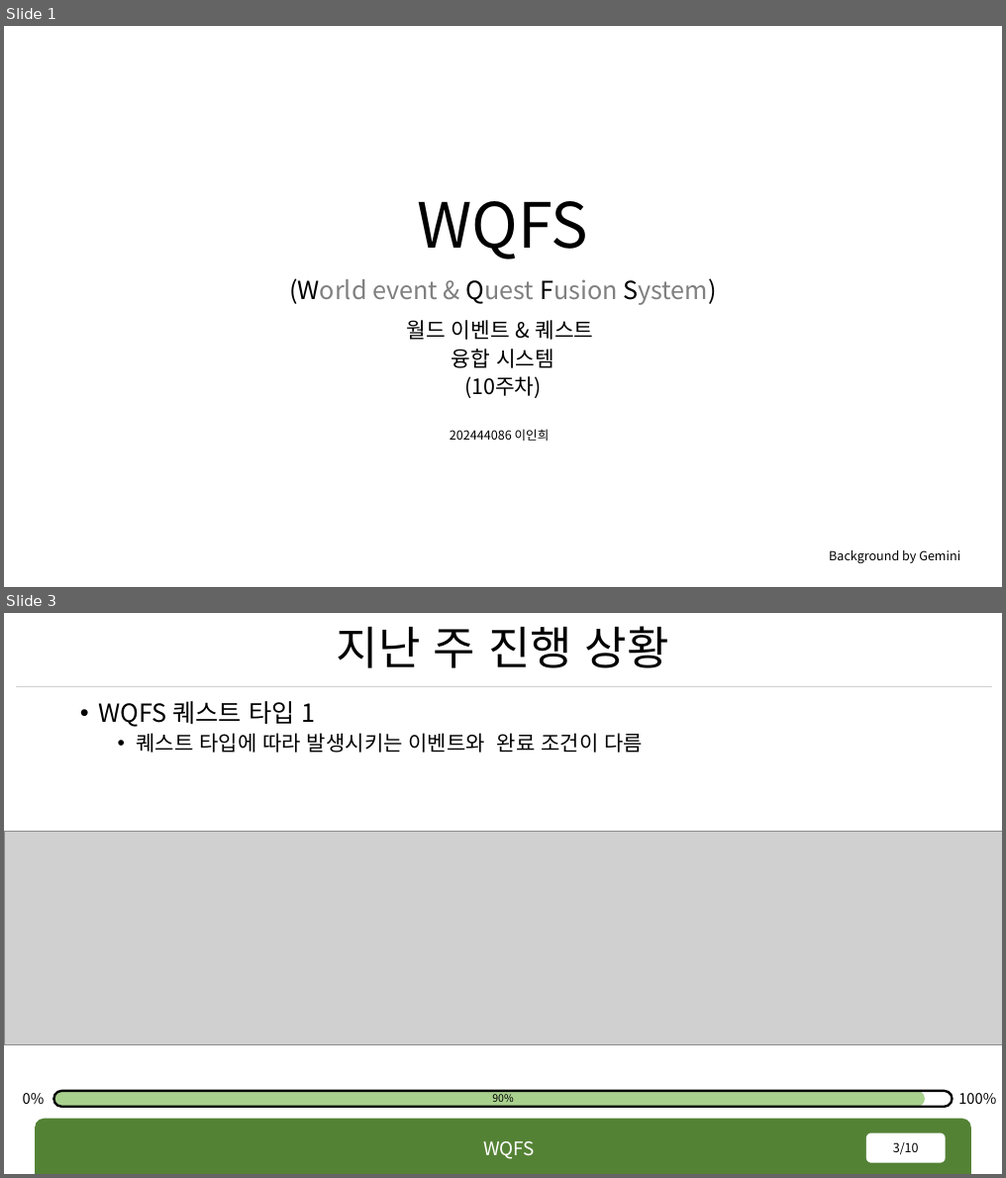
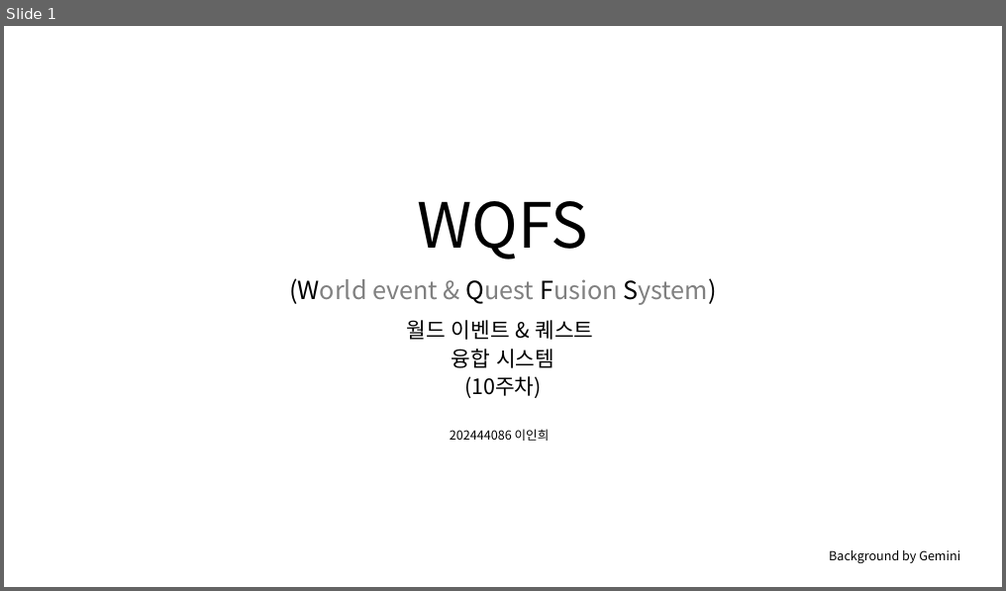
Before and after one commit to rennOobayashi/WQFS, a slide deck: WQFS.pptx. Shown one above the other, each under a label of ours: slides 1 and 3 before the commit, slide 1 after it; the slides between them are not shown. The pictures are 1006x1178 and 1006x591 pixels, drawn with LibreOffice and Linux fonts; fonts in the diff are those of the drawing; grey boxes stand for pictures; background and template pictures are left out. Boxes give left, top, right and bottom in pixels: in the first picture for what was removed or moved away, otherwise in the second. Text is boxed around its words. In the diff, an @@ line names an element or a change of style, - is before the commit and + after.

```diff
--- a/WQFS.pptx
+++ b/WQFS.pptx
@@ slide 3 removed at (4,613,1002,1174), background #FFFFFF @@
@@ title removed at (337,626,669,668) @@
-지난 주 진행 상황
@@ line removed from (16, 686) to (993, 686) @@
@@ text removed at (99,701,643,753) @@
-• WQFS 퀘스트 타입 1
-  • 퀘스트 타입에 따라 발생시키는 이벤트와 완료 조건이 다름
@@ picture removed at (4,832,1002,1046) @@
@@ text removed at (23,1093,45,1105) @@
-0%
@@ rounded rectangle removed at (54,1091,926,1107) @@
@@ rounded rectangle removed at (54,1091,952,1107) @@
@@ text removed at (492,1094,513,1106) @@
-90%
@@ text removed at (958,1093,996,1105) @@
-100%
@@ round same rect removed at (35,1119,971,1174) @@
@@ text removed at (483,1142,535,1159) @@
-WQFS
@@ page number removed at (866,1134,945,1163) @@
-3/10
```
Also in this commit, not shown: 3 slides changed, 1 slide added, 7 other slides removed, 23 other files.
